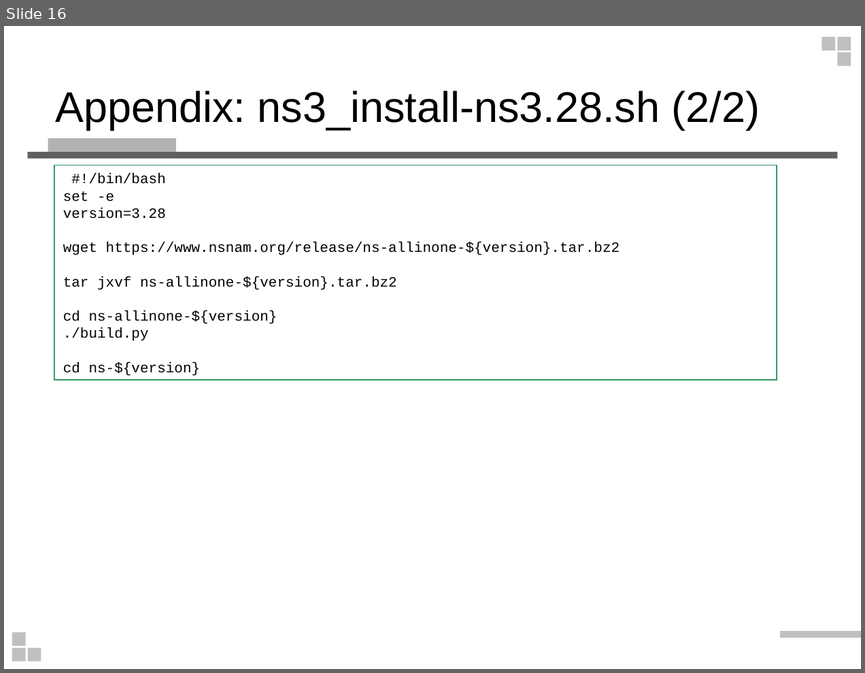
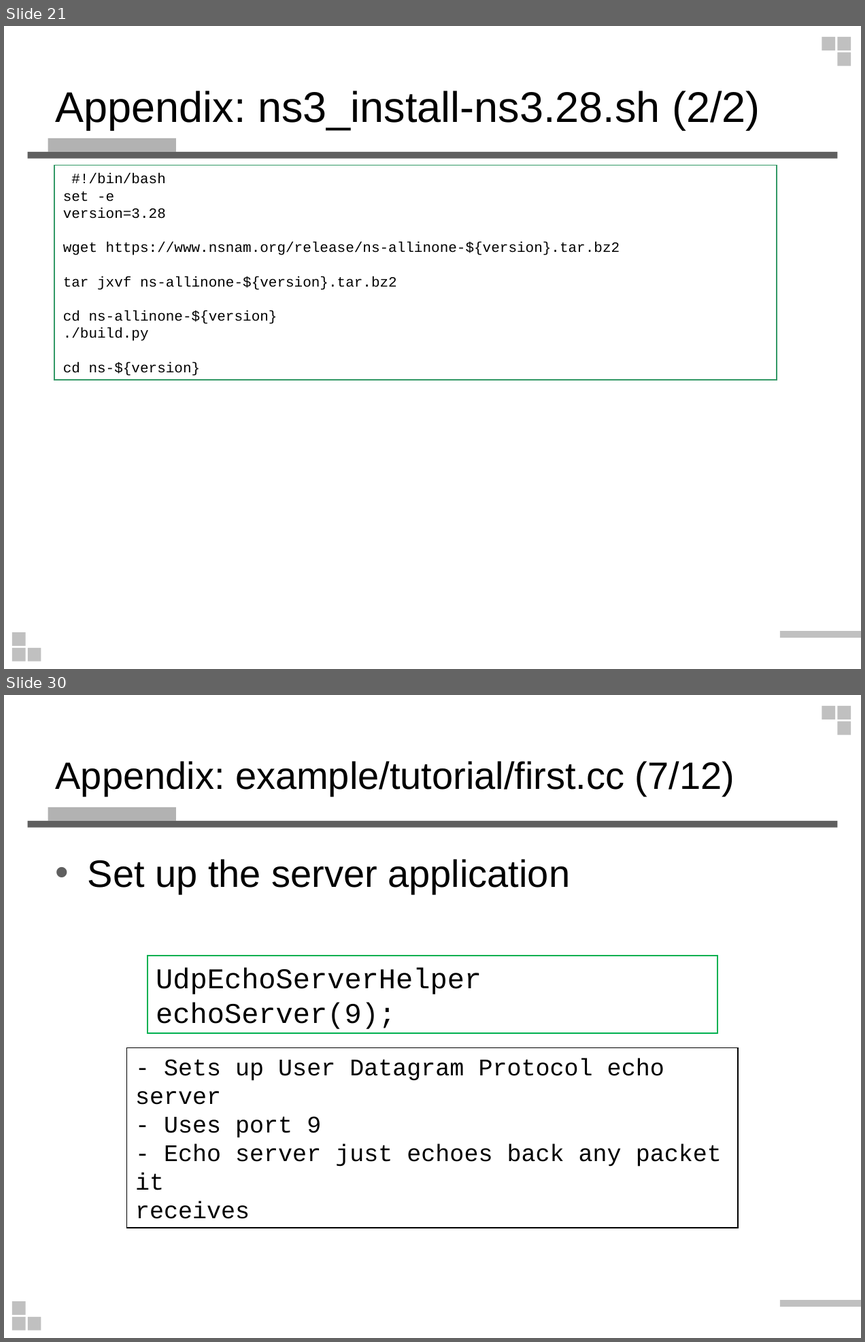
Before and after one commit to wlshiu/my_note, a slide deck: note_vg/ns3_intro.ppt. Shown one above the other, each under a label of ours: slide 16 before the commit, slides 21 and 30 after it; the slides between them are not shown. The pictures are 865x673 and 865x1342 pixels, drawn with LibreOffice and Linux fonts; fonts in the diff are those of the drawing. Boxes give left, top, right and bottom in pixels: in the first picture for what was removed or moved away, otherwise in the second. Text is boxed around its words. In the diff, an @@ line names an element or a change of style, - is before the commit and + after.

Commit message:
add tutorial code

```diff
--- a/note_vg/ns3_intro.ppt
+++ b/note_vg/ns3_intro.ppt
@@ slide 30 added at [4,695,861,1338], background #FFFFFF; not listed: 9 template elements that a slide beside it also shows @@
@@ title added at [56,761,734,796], 32 pt, text #000000 @@
+Appendix: example/tutorial/first.cc (7/12)
@@ text added at [88,859,570,894], 32 pt, text #000000 @@
+• Set up the server application
@@ rectangle added at [147,955,717,1032], outline #00B050 0.99 pt, 24 pt, text #000000 @@
+UdpEchoServerHelper echoServer(9);
@@ rectangle added at [126,1047,738,1227], outline #000000 0.99 pt, 20 pt, text #000000 @@
+- Sets up User Datagram Protocol echo server
+- Uses port 9
+- Echo server just echoes back any packet it
+receives
@@ what was slide 16 is now slide 21 @@
```
Also in this commit, not shown: 4 slides changed, 19 other slides added, 1 slide removed.
